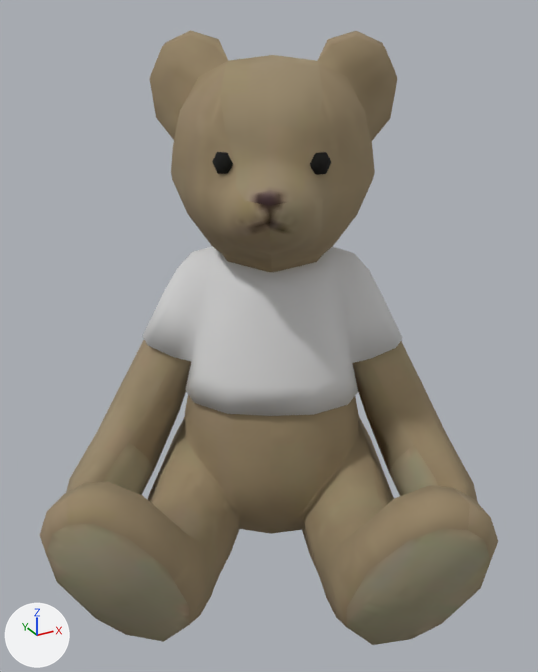
One commit to the glTF model app/static/room/models/f1501.glb: the scene before it, then after it.
One viewpoint serves both versions: a 50 mm camera at (-5.82, -10.49, 9.64) aimed at (-0.49, -0.81, 4.8). Lighting does not change. The marker at lower left points along +X, +Y and +Z. The first picture is the older version. Where no turn or scale is listed for an object, it has been applied to the vertices. Vertices at exactly the same position are counted once.
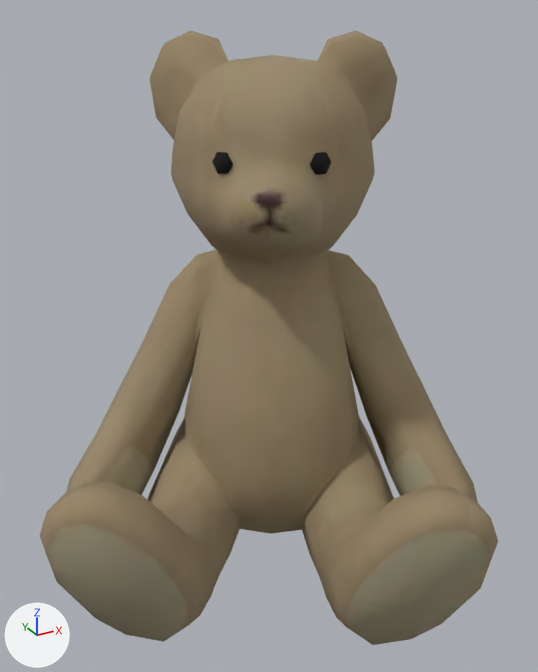
What the commit changed:
me_mesh_0 is used by ob_mesh_0; location (-4.46, 2.91, 0.0).
me_mesh_0 had 612 vertices, 1200 faces and spanned x 0.0..7.53, y -7.36..0.0, z 0.0..9.31.
me_mesh_0 now has 499 vertices, 978 faces and spans x 0.0..7.53, y -7.36..0.0, z 0.0..9.31.
me_mesh_0 part 1: the loose piece of 113 vertices spanning x 2.68..7.18, y -3.94..-0.38, z 3.05..5.62 is deleted.
me_mesh_0 no longer uses material mat_mrefabric.

Where the change shows, as pixel boxes (x1, y1, x2, y2) in the pictures (538 x 672 px):
part 1 of me_mesh_0, deleted
    before: (142, 246, 403, 416)
